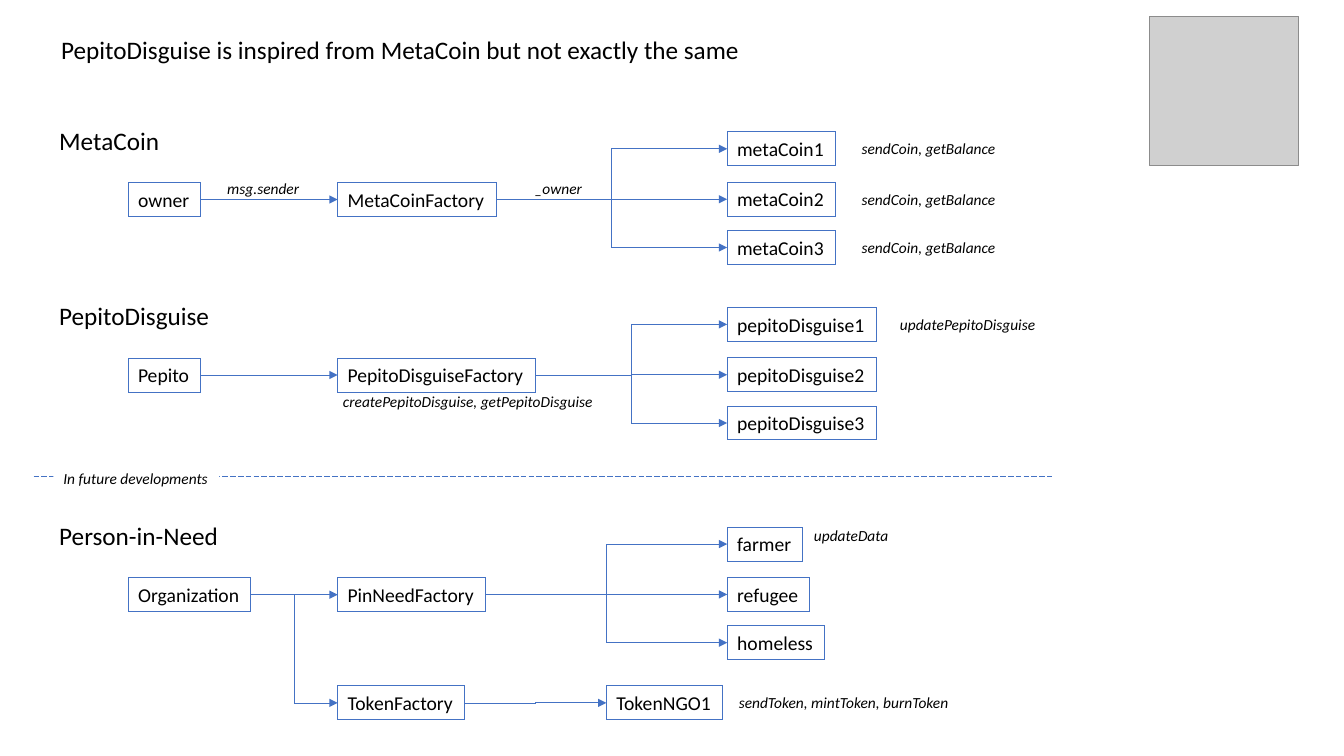
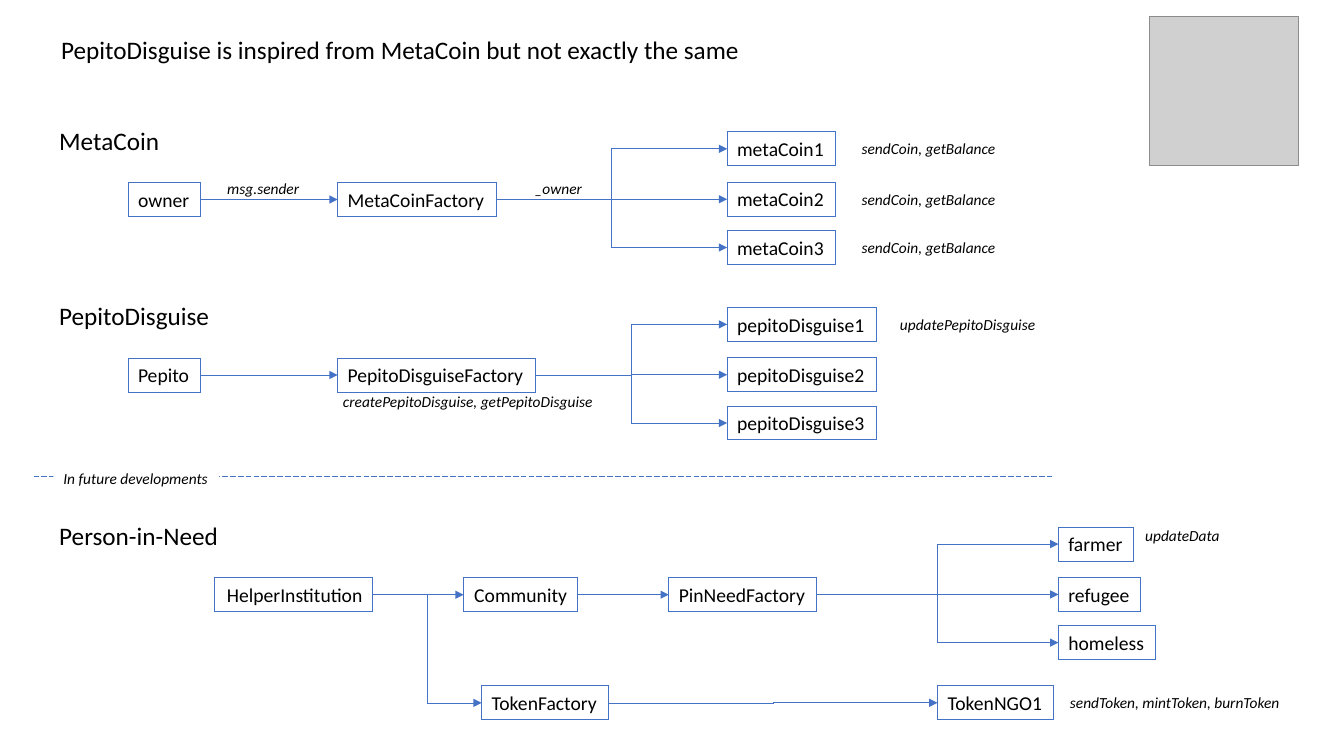
Before and after one commit to kvutien/Project-Machu-Picchu-2020, a slide deck: slide 1 of Pepito/Final Project Design.pptx. Drawn at 1344x756 pixels with LibreOffice and Linux fonts; fonts in the diff are those of the drawing; grey boxes stand for pictures. Boxes give left, top, right and bottom in pixels: in the first picture for what was removed or moved away, otherwise in the second. Text is boxed around its words. In the diff, an @@ line names an element or a change of style, - is before the commit and + after.

Commit message:
add Community and HelperInstitution is design

```diff
--- a/Pepito/Final Project Design.pptx
+++ b/Pepito/Final Project Design.pptx
@@ rectangle removed at box(128, 578, 251, 612) @@
-Organization
@@ rectangle added at box(215, 578, 373, 612), outline #4472C4 0.75 pt, 14 pt, text #000000 @@
+HelperInstitution
@@ elbow arrow moved from (251, 595) - (338, 703) to (373, 595) - (482, 703) @@
@@ elbow arrow added from (373, 595) to (464, 595), #4472C4 0.5 pt @@
@@ rectangle added at box(464, 578, 578, 612), outline #4472C4 0.75 pt, 14 pt, text #000000 @@
+Community
@@ elbow arrow moved from (251, 595) - (338, 595) to (578, 595) - (669, 595) @@
@@ 5 rectangles, 3 elbow arrows, 2 texts: place and size @@
-5 rectangles, 3 elbow arrows, 2 texts at box(338, 527, 948, 721)
+5 rectangles, 3 elbow arrows, 2 texts at box(669, 527, 1279, 721)
@@ rectangle "TokenFactory": place and size @@
-rectangle "TokenFactory" at box(338, 687, 465, 721)
+rectangle "TokenFactory" at box(482, 687, 609, 721)
@@ elbow arrow moved from (465, 703) - (607, 703) to (609, 703) - (938, 703) @@
```
Also in this commit, not shown: 1 other file.
